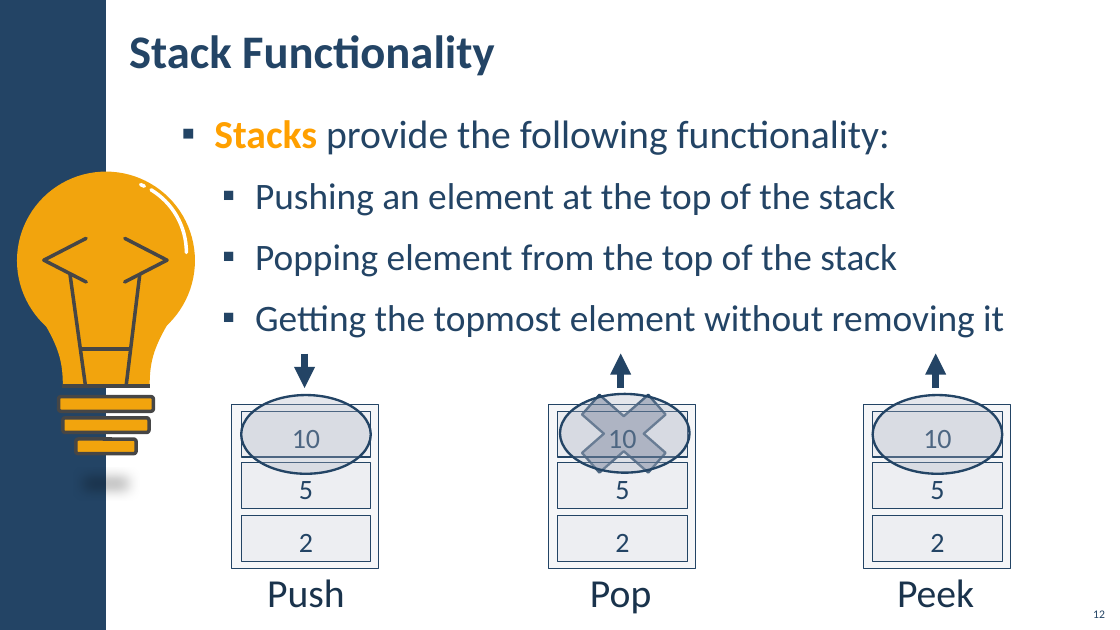
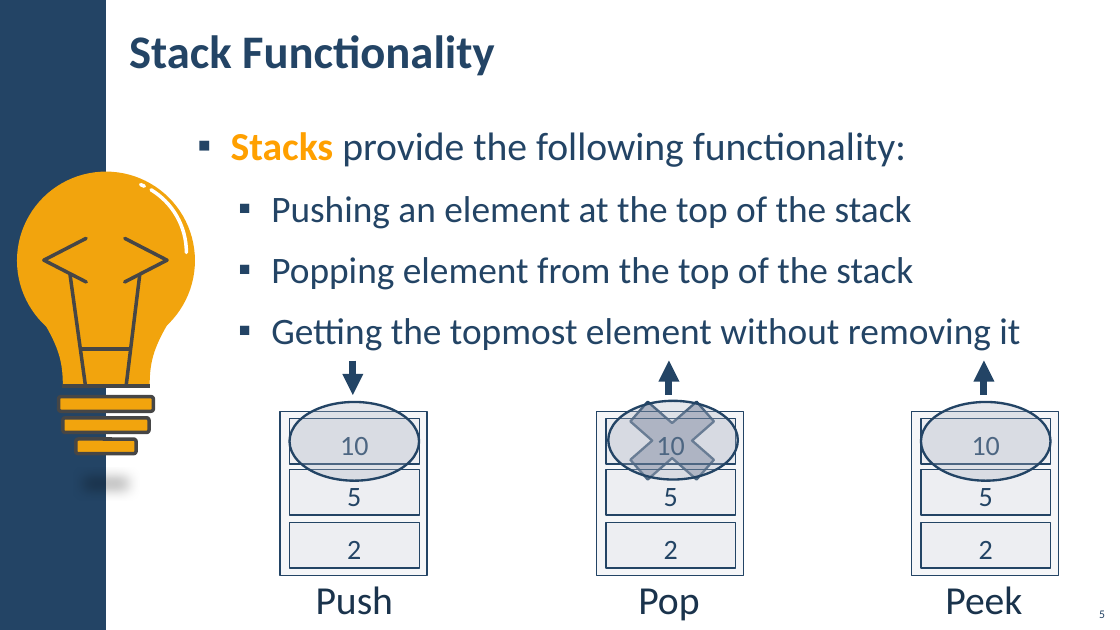
Before and after one commit to PetarPechev/Learning-Software-development, a slide deck: slide 5 of SoftUni/Java/Java Advanced/01. Stacks and Queues/01. Java-Advanced-Stacks-And-Queues.pptx (slide 12 before the commit). Drawn at 1120x630 pixels with LibreOffice and Linux fonts; fonts in the diff are those of the drawing; background and template pictures are left out. Boxes give left, top, right and bottom in pixels: in the first picture for what was removed or moved away, otherwise in the second. Text is boxed around its words. In the diff, an @@ line names an element or a change of style, - is before the commit and + after.

```diff
--- a/SoftUni/Java/Java Advanced/01. Stacks and Queues/01. Java-Advanced-Stacks-And-Queues.pptx
+++ b/SoftUni/Java/Java Advanced/01. Stacks and Queues/01. Java-Advanced-Stacks-And-Queues.pptx
@@ text "Stacks provide the following functionality:": place and size @@
-text "Stacks provide the following functionality:" at bbox=[214, 120, 1004, 338]
+text "Stacks provide the following functionality:" at bbox=[231, 132, 1020, 351]
@@ 9 rectangles, 3 texts, 3 arrows, 3 ellipses, 1 cross: place and size @@
-9 rectangles, 3 texts, 3 arrows, 3 ellipses, 1 cross at bbox=[241, 354, 1002, 614]
+9 rectangles, 3 texts, 3 arrows, 3 ellipses, 1 cross at bbox=[290, 360, 1050, 621]
@@ 3 rectangles: place and size @@
-3 rectangles at bbox=[232, 404, 1011, 569]
+3 rectangles at bbox=[280, 412, 1059, 576]
@@ page number at bbox=[1099, 610, 1105, 618]: text changed @@
-12
+5
```
Also in this commit, not shown: 11 other slides changed, 7 slides removed, 4 other files.
